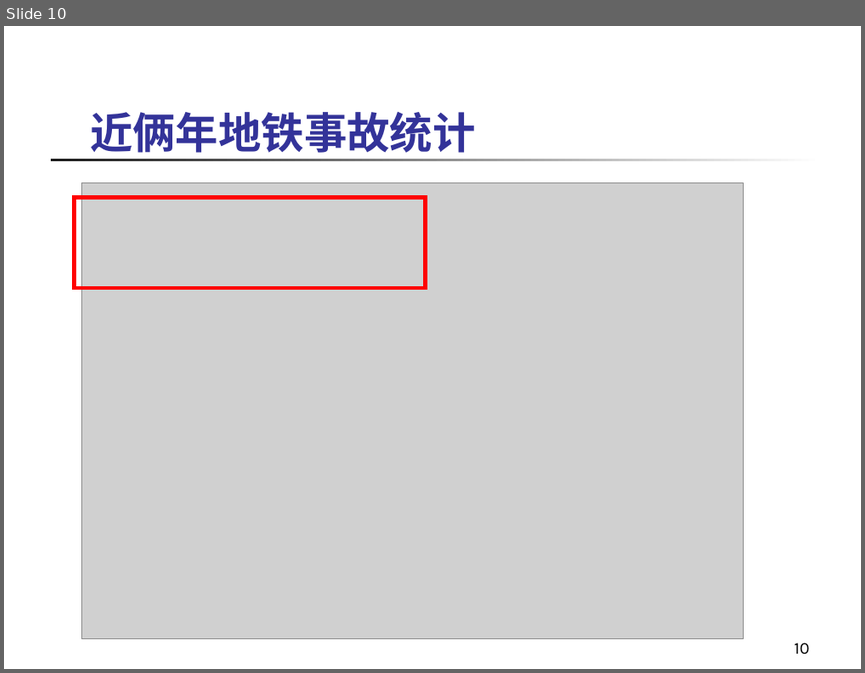
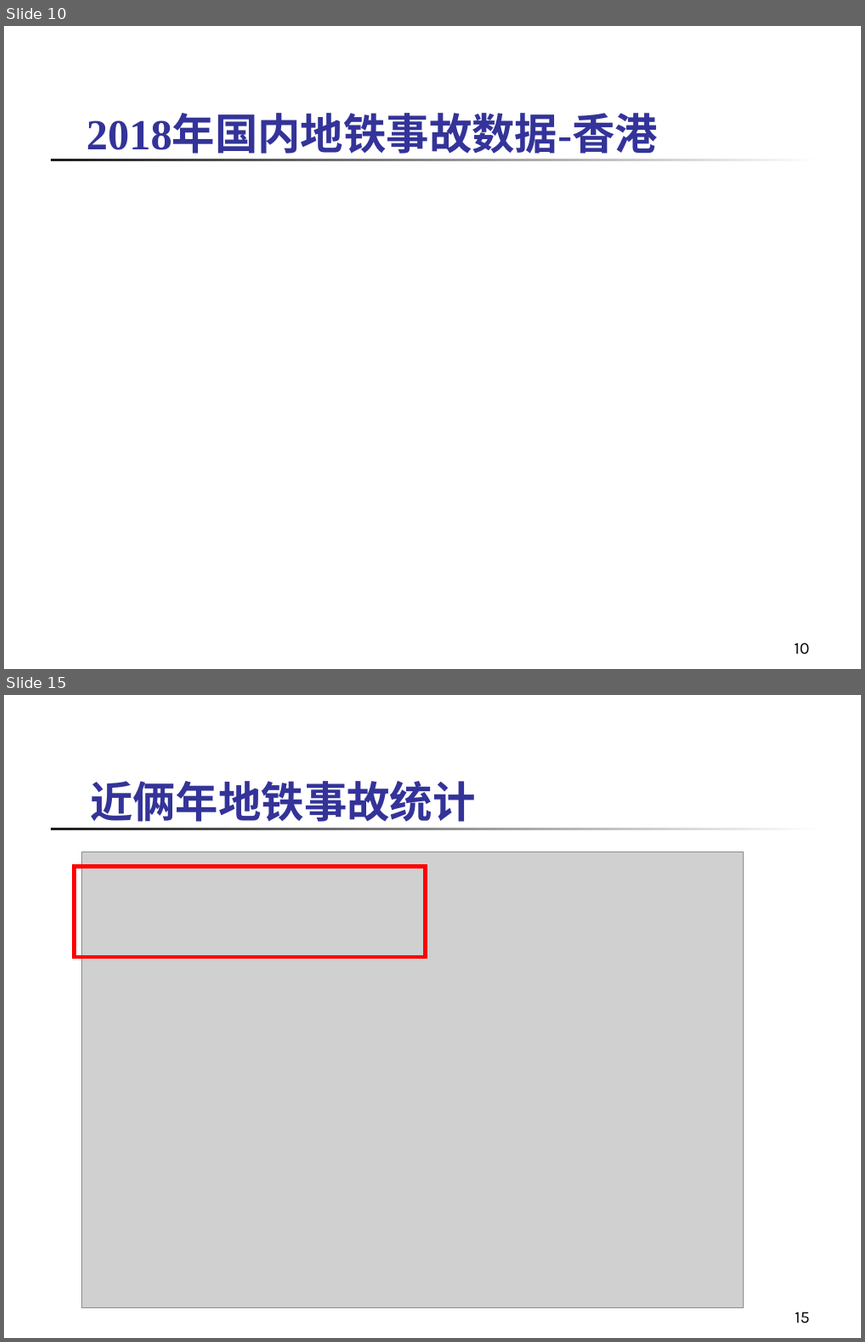
Before and after one commit to jiating777/laboratory, a slide deck: 地铁事故调研 5.ppt. Shown one above the other, each under a label of ours: slide 10 before the commit, slides 10 and 15 after it; the slides between them are not shown. The pictures are 865x673 and 865x1342 pixels, drawn with LibreOffice and Linux fonts; fonts in the diff are those of the drawing; grey boxes stand for pictures. Boxes give left, top, right and bottom in pixels: in the first picture for what was removed or moved away, otherwise in the second. Text is boxed around its words. In the diff, an @@ line names an element or a change of style, - is before the commit and + after.

Commit message:
11

```diff
--- a/地铁事故调研 5.ppt
+++ b/地铁事故调研 5.ppt
@@ slide 10 added at box(4, 26, 861, 669), background #FFFFFF; not listed: 1 template element that a slide beside it also shows @@
@@ text added at box(86, 116, 658, 154), 36 pt, text #333399, bold @@
+2018年国内地铁事故数据-香港
@@ page number added at box(794, 642, 809, 654), 14 pt, text #000000 @@
+10
@@ what was slide 10 is now slide 15 @@
@@ page number at box(794, 1311, 810, 1322): text changed @@
-10
+15
```
Also in this commit, not shown: 1 slide changed, 4 other slides added.
